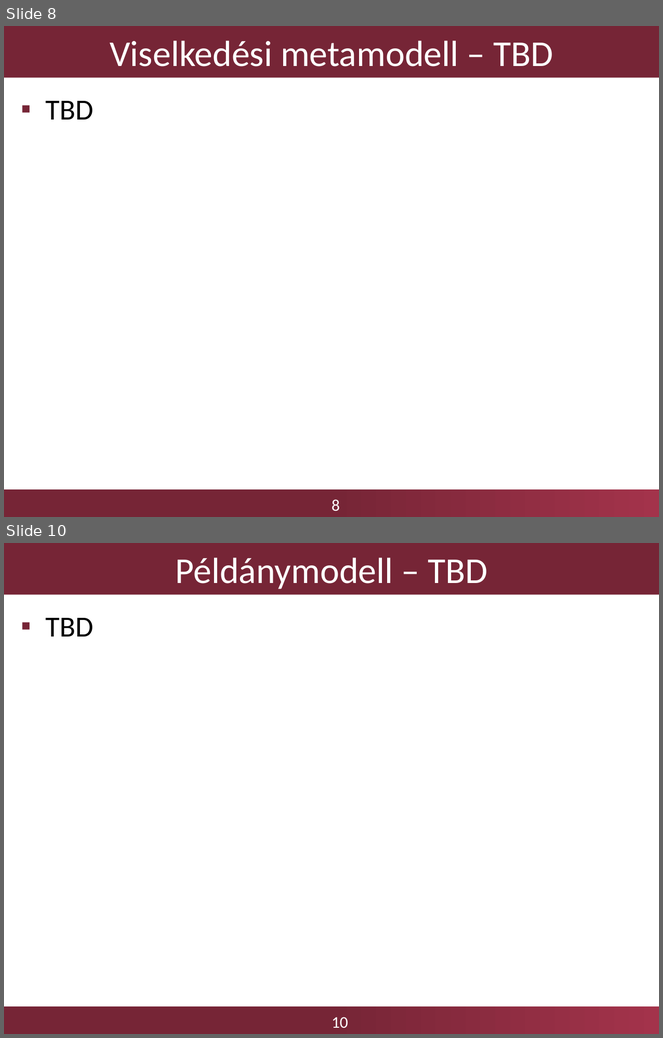
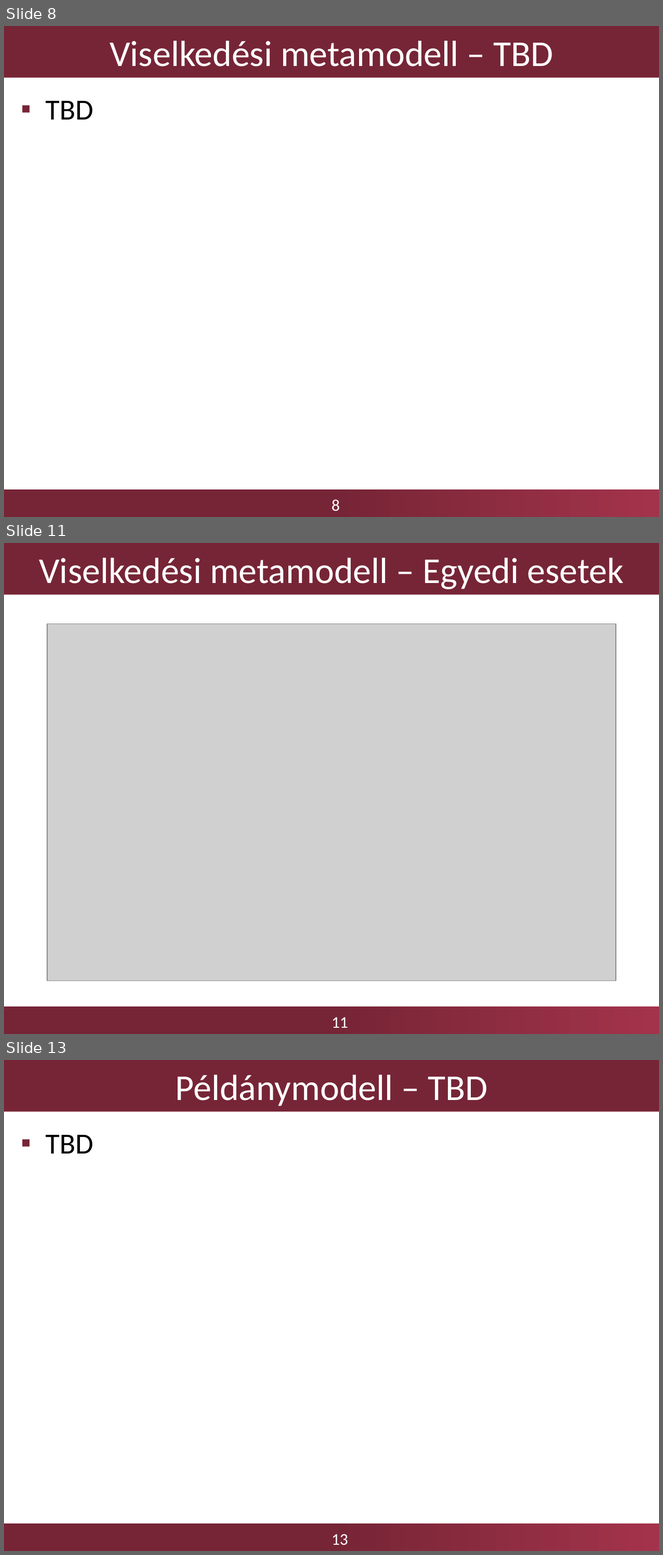
Before and after one commit to FTSRG-MDSD/MDSD-2016-kortargyalo, a slide deck: Presentations/01/mdsd1.pptx. Shown one above the other, each under a label of ours: slides 8 and 10 before the commit, slides 8, 11 and 13 after it; the slides between them are not shown. The pictures are 663x1038 and 663x1555 pixels, drawn with LibreOffice and Linux fonts; fonts in the diff are those of the drawing; grey boxes stand for pictures; background and template pictures are left out. Boxes give left, top, right and bottom in pixels: in the first picture for what was removed or moved away, otherwise in the second. Text is boxed around its words. In the diff, an @@ line names an element or a change of style, - is before the commit and + after.

Commit message:
Images added to the presentation

```diff
--- a/Presentations/01/mdsd1.pptx
+++ b/Presentations/01/mdsd1.pptx
@@ slide 11 added at (x1=4, y1=543, x2=659, y2=1034), background #FFFFFF; not listed: 2 template elements that a slide beside it also shows @@
@@ title added at (x1=4, y1=543, x2=659, y2=595), fill #762536, 40 pt, text #FFFFFF @@
+Viselkedési metamodell – Egyedi esetek
@@ picture added at (x1=47, y1=624, x2=616, y2=981) @@
@@ what was slide 10 is now slide 13 @@
@@ page number at (x1=332, y1=1534, x2=348, y2=1546): text changed @@
-10
+13
```
Also in this commit, not shown: 1 slide changed, 3 other slides added, 1 slide removed, 11 other files.
